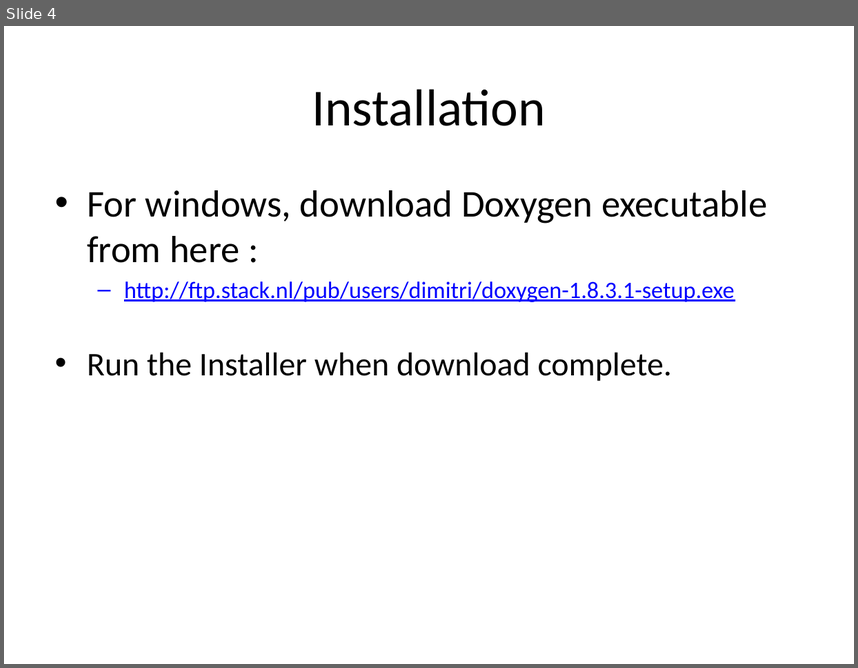
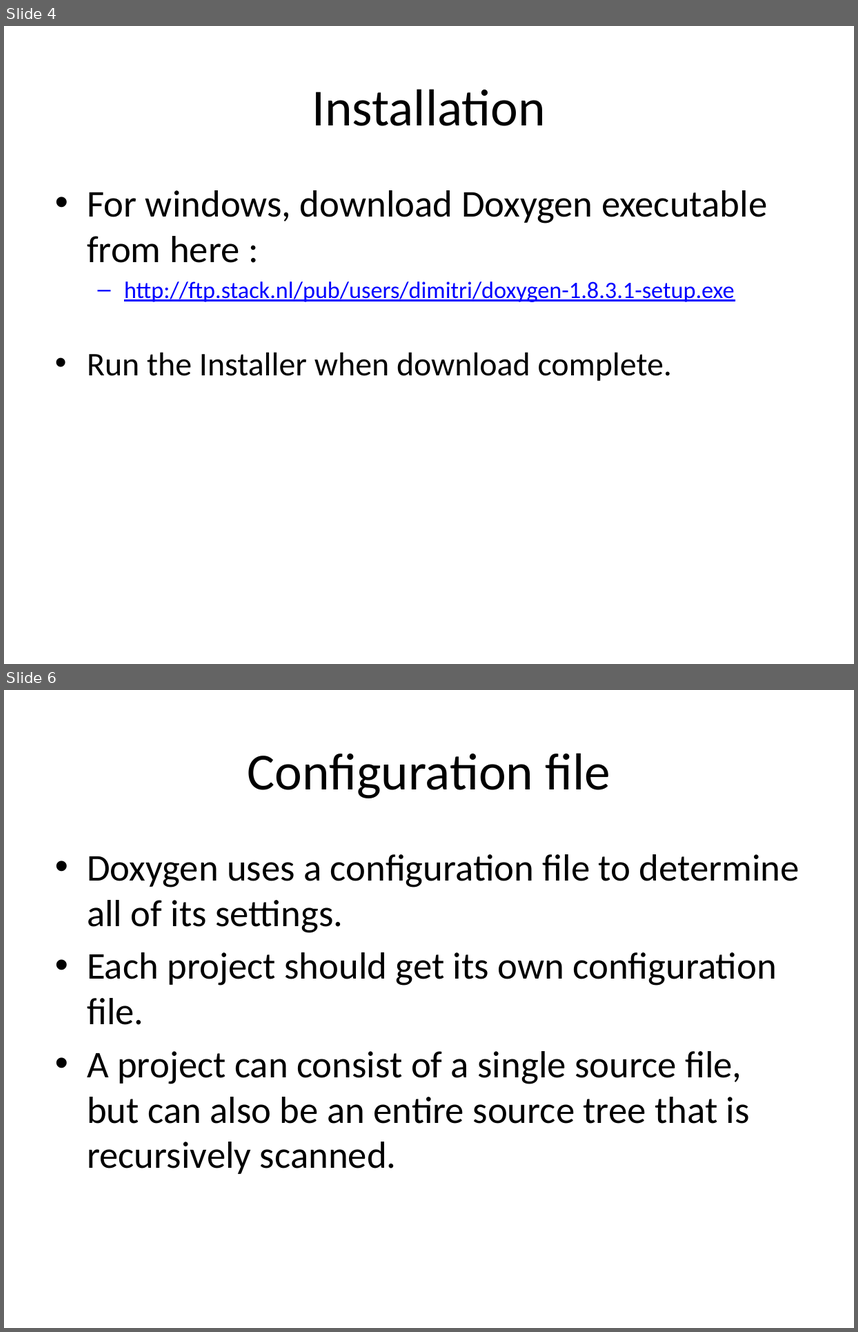
Before and after one commit to rongpt/trygit, a slide deck: Doxygen.pptx. Shown one above the other, each under a label of ours: slide 4 before the commit, slides 4 and 6 after it; the slides between them are not shown. The pictures are 858x668 and 858x1332 pixels, drawn with LibreOffice and Linux fonts; fonts in the diff are those of the drawing. Boxes give left, top, right and bottom in pixels: in the first picture for what was removed or moved away, otherwise in the second. Text is boxed around its words. In the diff, an @@ line names an element or a change of style, - is before the commit and + after.

```diff
--- a/Doxygen.pptx
+++ b/Doxygen.pptx
@@ slide 6 added at <box>4,690,854,1328</box>, background #FFFFFF @@
@@ title added at <box>247,753,610,798</box>, 44 pt, text #000000 @@
+Configuration file
@@ text added at <box>87,854,800,1174</box>, 32 pt, text #000000 @@
+• Doxygen uses a configuration file to determine all of its settings.
+• Each project should get its own configuration file.
+• A project can consist of a single source file, but can also be an entire source tree that is recursively scanned.
```
Also in this commit, not shown: 6 other slides added.
